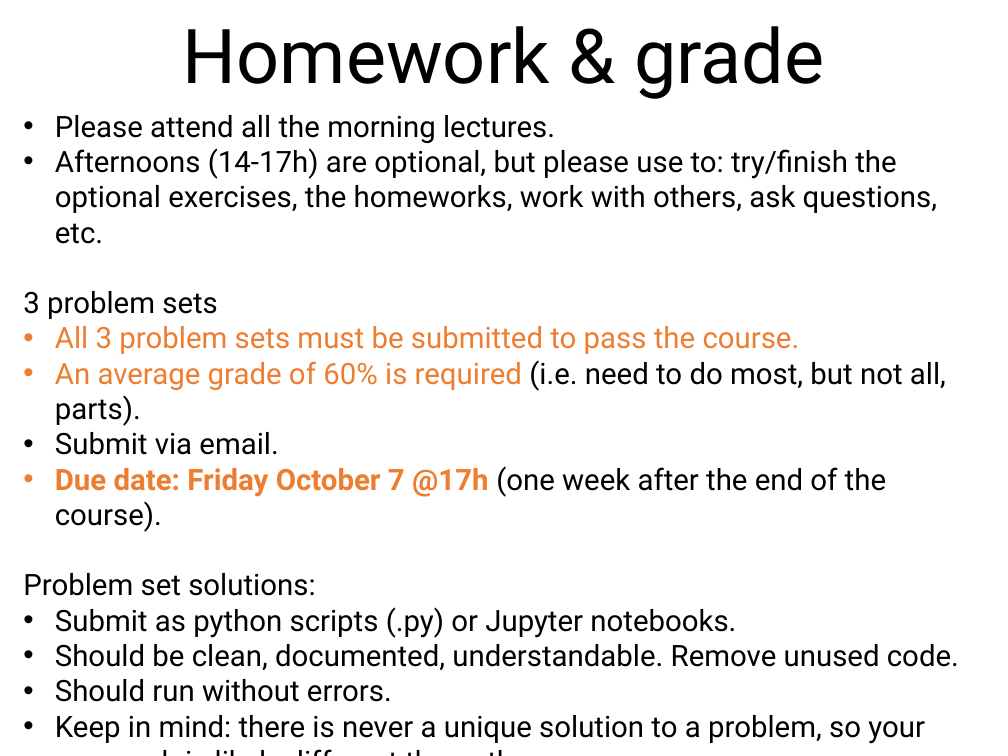
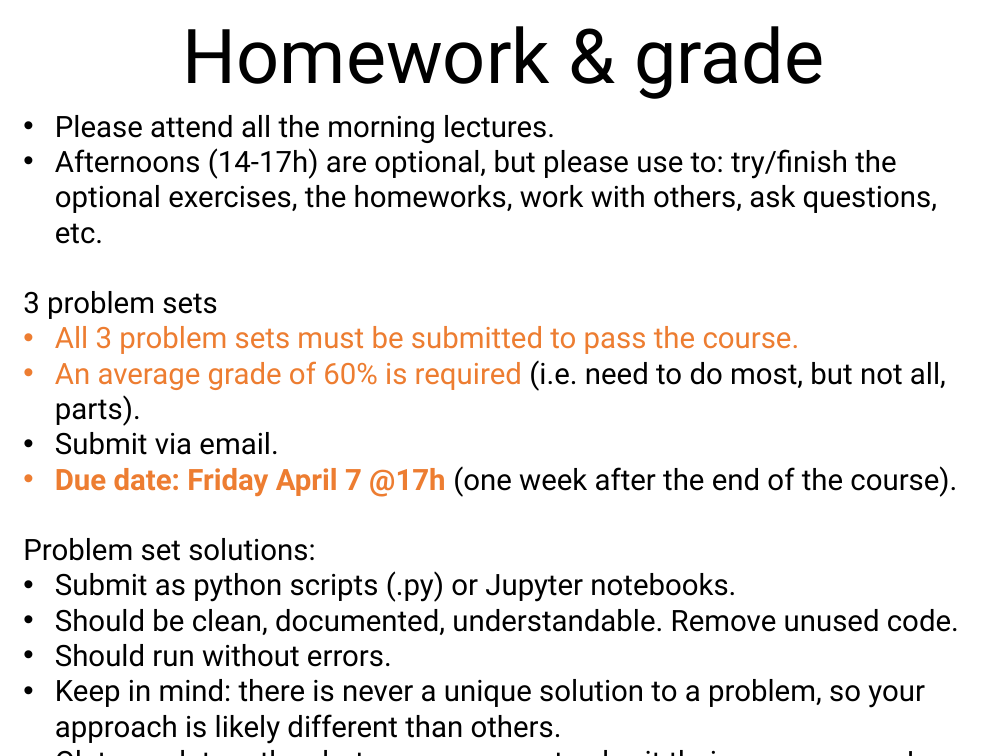
Before and after one commit to nelson-group/pycourse, a slide deck: slide 8 of intro.pptx. Drawn at 1008x756 pixels with LibreOffice and Linux fonts; fonts in the diff are those of the drawing. Boxes give left, top, right and bottom in pixels: in the first picture for what was removed or moved away, otherwise in the second. Text is boxed around its words. In the diff, an @@ line names an element or a change of style, - is before the commit and + after.

```diff
--- a/intro.pptx
+++ b/intro.pptx
@@ text at [55,466,957,497]: text changed @@
-• Due date: Friday October 7 @17h (one week after the end of the course).
+• Due date: Friday April 7 @17h (one week after the end of the course).
```
Also in this commit, not shown: 1 other slide changed, 1 other file.
